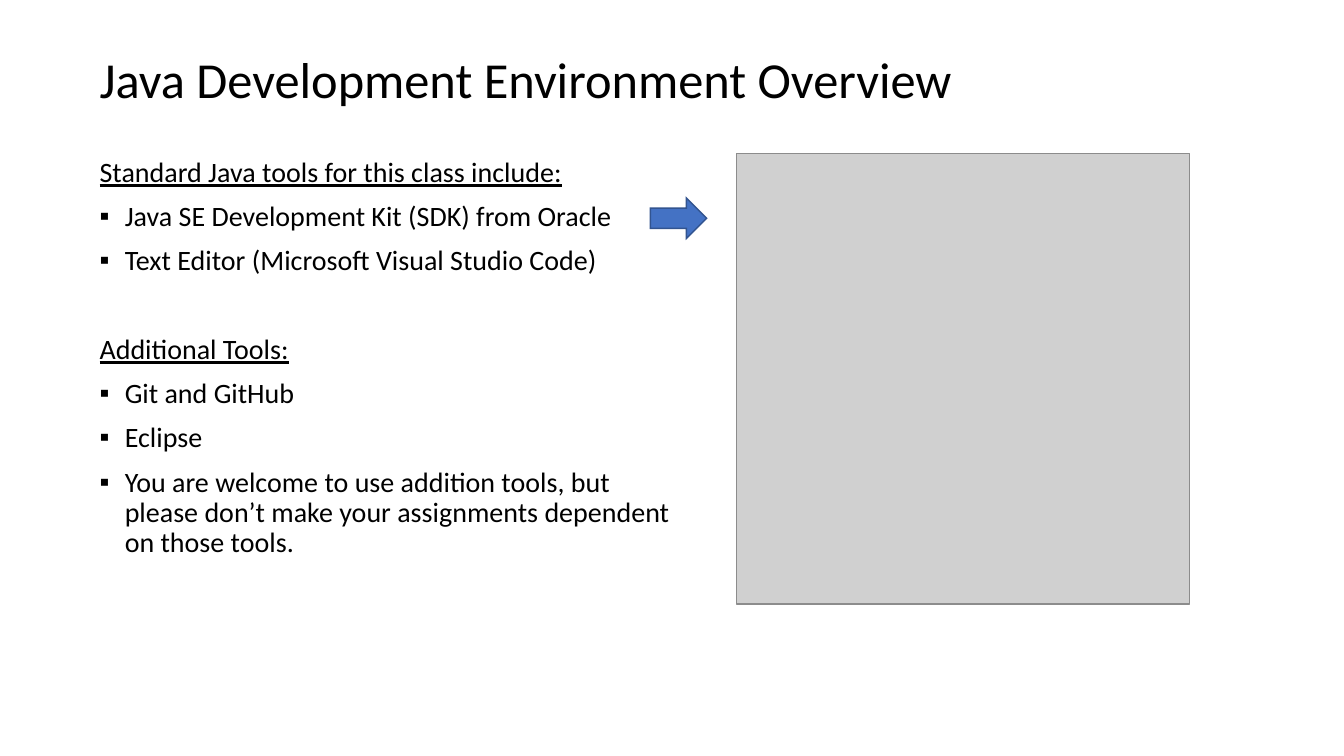
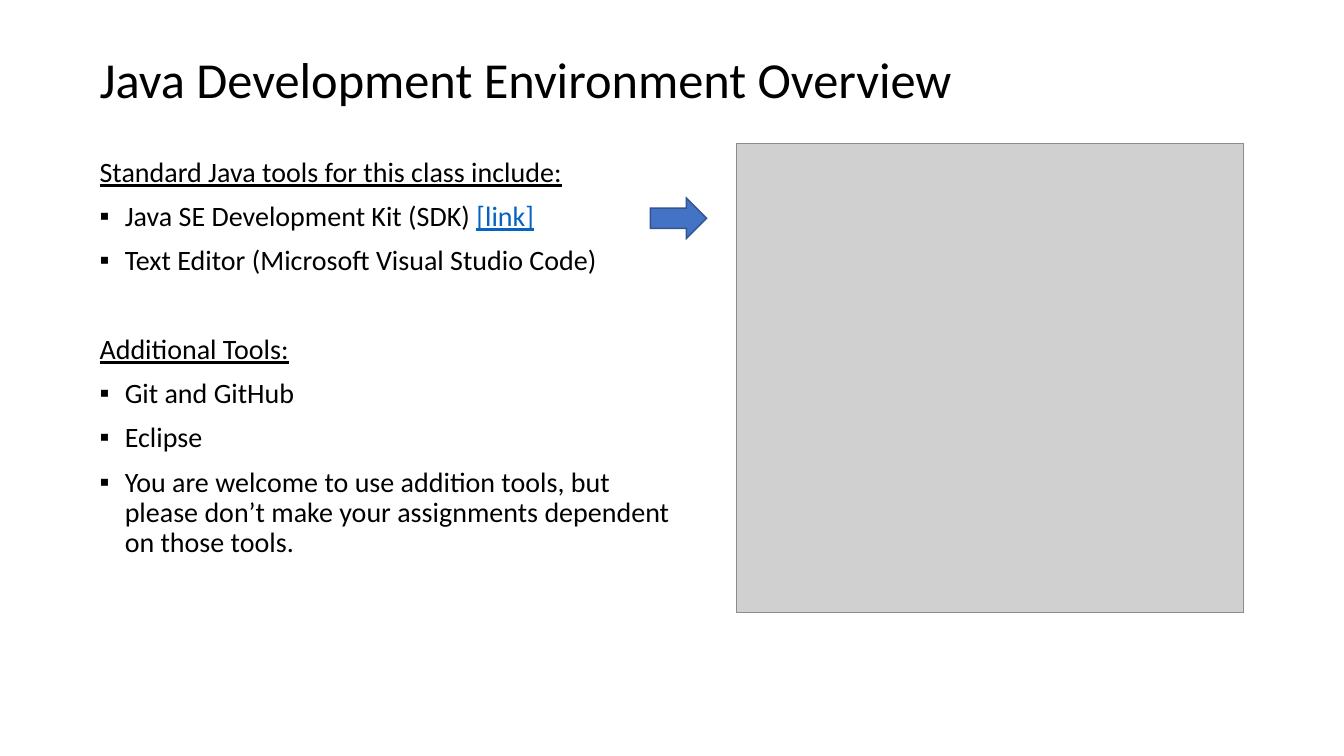
Before and after one commit to jamesbaptiste1/cpsc-24500-2019-01-spring-lt1, a slide deck: slide 15 of lecture-presentations/2019-01-15.pptx (slide 27 before the commit). Drawn at 1344x756 pixels with LibreOffice and Linux fonts; fonts in the diff are those of the drawing; grey boxes stand for pictures. Boxes give left, top, right and bottom in pixels: in the first picture for what was removed or moved away, otherwise in the second. Text is boxed around its words. In the diff, an @@ line names an element or a change of style, - is before the commit and + after.

```diff
--- a/lecture-presentations/2019-01-15.pptx
+++ b/lecture-presentations/2019-01-15.pptx
@@ picture: place and size @@
-picture at (737, 153, 1191, 604)
+picture at (737, 144, 1244, 613)
@@ text at (125, 205, 533, 231): text changed @@
-▪ Java SE Development Kit (SDK) from Oracle
+▪ Java SE Development Kit (SDK) [link]
```
Also in this commit, not shown: 2 other slides changed, 1 slide added, 19 slides removed.
